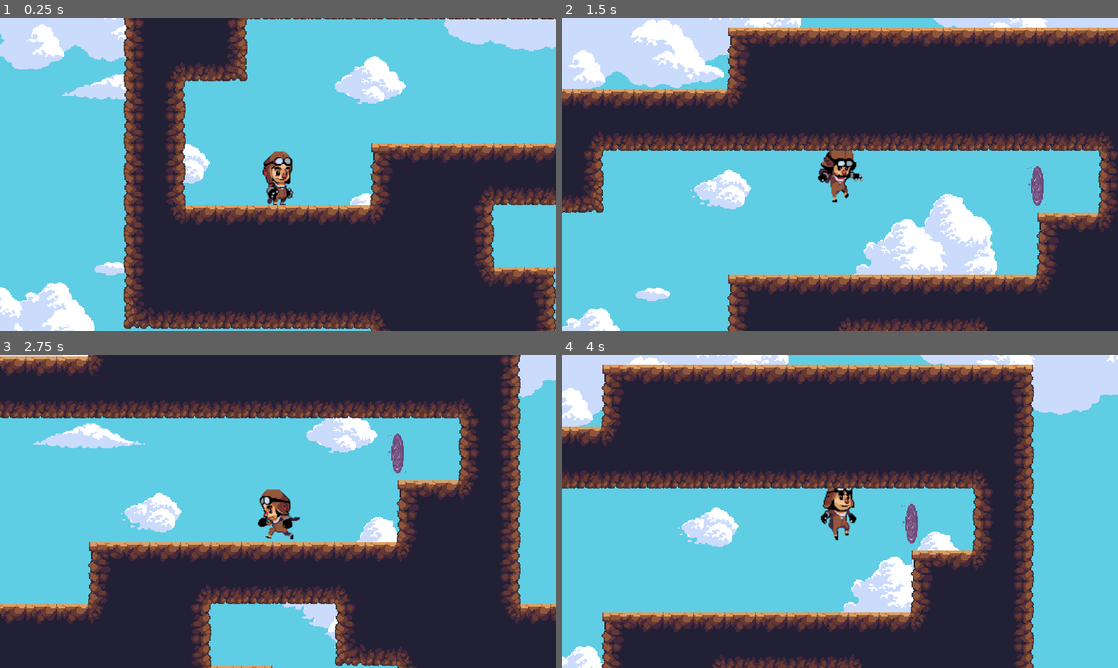
Above: before the commit, frames 1-4 (two rows, left to right).
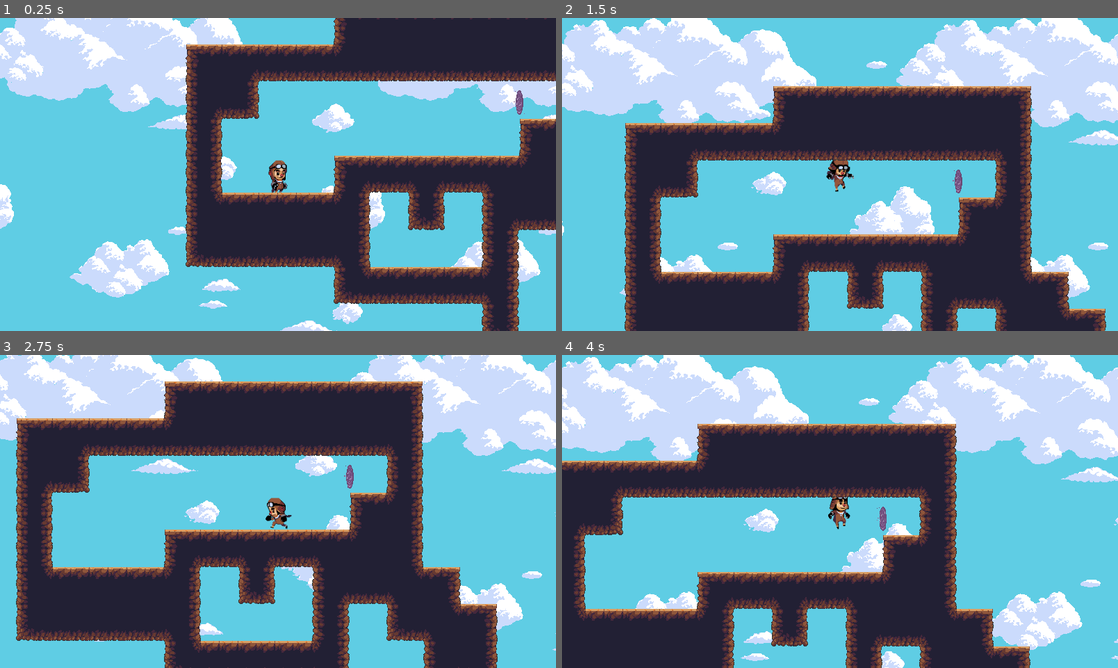
Above: after the commit, the same moments.

Repository: JamesDesrosiers/Sample-Platformer
Game: Godot game, scene res://Scenes/World.tscn
The game is run twice, just before and just after one commit, with the same random seed, the same clock (stepped at 60 frames per second) and the same inputs.
Inputs:
- Up to frame 1 (0.25 s): no input
- Up to frame 2 (1.5 s): tap Enter at 0.5 s; hold Right (ui_right) from 0.53 s (still down); tap Up (ui_up) at 0.77 s
- Up to frame 3 (2.75 s): tap Up (ui_up) at 1.52 s; release Right (ui_right) at 2.03 s; hold Left (ui_left) from 2.03 s (still down)
- Up to frame 4 (4 s): release Left (ui_left) at 2.78 s; hold Right (ui_right) from 2.78 s (still down); tap Up (ui_up) at 3.02, 3.77 s

The runs differ from the first frame. In frame 1, 63% of the frame differs, in the area x 0-100%, y 0-100%; in frame 2, 68%; in frame 3, 69%; in frame 4, 63%.

Commit message:
Player Laziness Fix
Attempting to Fix a bug where the player will occasionally enter the idle animation while moving.

Likely failed.

Diff:
--- a/Scenes/Player.gd
+++ b/Scenes/Player.gd
@@ -26,9 +26,10 @@
 	else:
 		if self.is_on_floor():
 			motion.x = lerp(motion.x, 0, 0.10)
+			if motion.x < MAX_SPEED /2:
+				$Sprite.play("Idle")
 		else:
 			motion.x = lerp(motion.x, 0, 0.01)
-		$Sprite.play("Idle")
 
 	if self.is_on_floor():
 		if Input.is_action_just_pressed("ui_up"):
--- a/Scenes/Player.tscn
+++ b/Scenes/Player.tscn
@@ -1,44 +1,37 @@
-[gd_scene load_steps=16 format=2]
+[gd_scene load_steps=14 format=2]
 
 [ext_resource path="res://Scenes/Player.gd" type="Script" id=1]
-[ext_resource path="res://Sprites/Player/Idle0.png" type="Texture" id=2]
-[ext_resource path="res://Sprites/Player/Jump0.png" type="Texture" id=3]
-[ext_resource path="res://Sprites/Player/Jump1.png" type="Texture" id=4]
-[ext_resource path="res://Sprites/Player/Jump3.png" type="Texture" id=5]
-[ext_resource path="res://Sprites/Player/Jump4.png" type="Texture" id=6]
-[ext_resource path="res://Sprites/Player/Run0.png" type="Texture" id=7]
-[ext_resource path="res://Sprites/Player/Run1.png" type="Texture" id=8]
-[ext_resource path="res://Sprites/Player/Run2.png" type="Texture" id=9]
-[ext_resource path="res://Sprites/Player/Run3.png" type="Texture" id=10]
-[ext_resource path="res://Sprites/Player/Run4.png" type="Texture" id=11]
-[ext_resource path="res://Sprites/Player/Run7.png" type="Texture" id=12]
-[ext_resource path="res://Sprites/Sky.png" type="Texture" id=13]
+[ext_resource path="res://Sprites/Player/Jump1.png" type="Texture" id=2]
+[ext_resource path="res://Sprites/Player/Jump3.png" type="Texture" id=3]
+[ext_resource path="res://Sprites/Player/Run0.png" type="Texture" id=4]
+[ext_resource path="res://Sprites/Player/Run1.png" type="Texture" id=5]
+[ext_resource path="res://Sprites/Player/Run2.png" type="Texture" id=6]
+[ext_resource path="res://Sprites/Player/Run3.png" type="Texture" id=7]
+[ext_resource path="res://Sprites/Player/Run4.png" type="Texture" id=8]
+[ext_resource path="res://Sprites/Player/Run7.png" type="Texture" id=9]
+[ext_resource path="res://Sprites/Player/Idle0.png" type="Texture" id=10]
+[ext_resource path="res://Sprites/Sky.png" type="Texture" id=11]
 
 [sub_resource type="SpriteFrames" id=1]
 animations = [ {
-"frames": [ ExtResource( 2 ), ExtResource( 3 ), ExtResource( 4 ), ExtResource( 5 ), ExtResource( 6 ), ExtResource( 7 ), ExtResource( 8 ), ExtResource( 9 ), ExtResource( 10 ), ExtResource( 11 ), ExtResource( 12 ) ],
+"frames": [ ExtResource( 2 ) ],
 "loop": true,
-"name": "default",
+"name": "Jump",
 "speed": 5.0
 }, {
-"frames": [ ExtResource( 5 ) ],
+"frames": [ ExtResource( 3 ) ],
 "loop": true,
 "name": "Fall",
 "speed": 5.0
 }, {
-"frames": [ ExtResource( 7 ), ExtResource( 8 ), ExtResource( 9 ), ExtResource( 10 ), ExtResource( 11 ), ExtResource( 12 ) ],
+"frames": [ ExtResource( 4 ), ExtResource( 5 ), ExtResource( 6 ), ExtResource( 7 ), ExtResource( 8 ), ExtResource( 9 ) ],
 "loop": true,
 "name": "Run",
 "speed": 10.0
 }, {
-"frames": [ ExtResource( 2 ) ],
+"frames": [ ExtResource( 10 ) ],
 "loop": true,
 "name": "Idle",
-"speed": 5.0
-}, {
-"frames": [ ExtResource( 4 ) ],
-"loop": true,
-"name": "Jump",
 "speed": 5.0
 } ]
 
@@ -63,17 +56,20 @@
 shape = SubResource( 2 )
 
 [node name="Camera2D" type="Camera2D" parent="."]
+visible = false
 current = true
-zoom = Vector2( 0.9, 0.9 )
+zoom = Vector2( 1.5, 1.5 )
 drag_margin_h_enabled = false
 drag_margin_v_enabled = false
 
 [node name="ParallaxBackground" type="ParallaxBackground" parent="."]
+editor/display_folded = true
 
 [node name="ParallaxLayer" type="ParallaxLayer" parent="ParallaxBackground"]
+editor/display_folded = true
 motion_scale = Vector2( 0.1, 0.2 )
 motion_mirroring = Vector2( 640, 640 )
 
 [node name="Sky" type="Sprite" parent="ParallaxBackground/ParallaxLayer"]
-texture = ExtResource( 13 )
+texture = ExtResource( 11 )
 centered = false
--- a/Scenes/World Complete.tscn
+++ b/Scenes/World Complete.tscn
@@ -2,14 +2,12 @@
 
 [ext_resource path="res://Scenes/WorldCompelte.gd" type="Script" id=1]
 [ext_resource path="res://Sprites/Tiles/Purple Portal Sprite Sheet.png" type="Texture" id=2]
-
 
 [sub_resource type="CapsuleShape2D" id=1]
 radius = 6.41962
 height = 26.9826
 
 [node name="World Complete" type="Area2D"]
-editor/display_folded = true
 position = Vector2( 576, 64 )
 script = ExtResource( 1 )
 __meta__ = {
--- a/Scenes/World.tscn
+++ b/Scenes/World.tscn
@@ -14,4 +14,4 @@
 next_world = "res://Scenes/World2.tscn"
 
 [node name="TileMap" parent="." instance=ExtResource( 3 )]
-tile_data = PoolIntArray( -65532, 0, 1, -65531, 0, 65536, -6 …(314 unchanged characters)… 82, 0, 11, 196608, 0, 65541, 196612, 0, 1, 196613, 0, 9, 196614, 0, 196609, 196615, 0, 196609, 196616, 0, 10, 196617, 0, 65540, 196618, 0, 131074, 262144, 0, 8, 262145, 0, 65536, 262146, 0, 65536, 262147, 0, 65536, 262148, 0, 65540, 262149, 0, 131074, 262152, 0, 65537, 262153, 0, 4, 262154, 0, 65539, 262155, 0, 2, 327680, 0, 65537, 327681, 0, 131072, 327682, 0, 131072, 327683, 0, 131072, 327684, 0, 4, 327685, 0, 65539, 327686, 0, 2, 327689, 0, 65537, 327690, 0, 131072, 327691, 0, 131079, 327692, 0, 2, 393220, 0, 65537, 393221, 0, 131072, 393222, 0, 65538, 393227, 0, 65546, 393228, 0, 65538, 458760, 0, 196613, 458763, 0, 131077 )
+tile_data = PoolIntArray( -65532, 0, 1, -65531, 0, 65536, -6 …(314 unchanged characters)… 82, 0, 11, 196608, 0, 65541, 196612, 0, 6, 196613, 0, 196609, 196614, 0, 131076, 196615, 0, 196609, 196616, 0, 10, 196617, 0, 65540, 196618, 0, 131074, 262144, 0, 8, 262145, 0, 65536, 262146, 0, 65536, 262147, 0, 65536, 262148, 0, 11, 262150, 0, 131077, 262152, 0, 65546, 262153, 0, 131072, 262154, 0, 131079, 262155, 0, 2, 327680, 0, 65537, 327681, 0, 131072, 327682, 0, 131072, 327683, 0, 131072, 327684, 0, 65545, 327688, 0, 65541, 327690, 0, 65537, 327691, 0, 131079, 327692, 0, 2, 393220, 0, 65542, 393221, 0, 196609, 393222, 0, 196609, 393223, 0, 196609, 393224, 0, 196612, 393227, 0, 65546, 393228, 0, 65538, 458760, 0, 131077, 458763, 0, 131077 )
